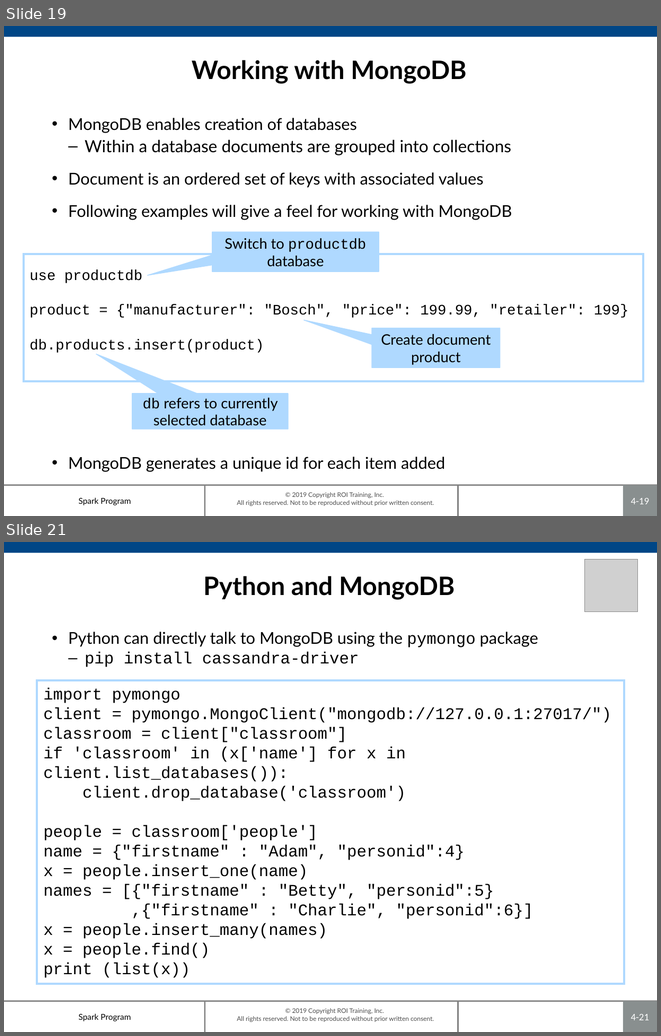
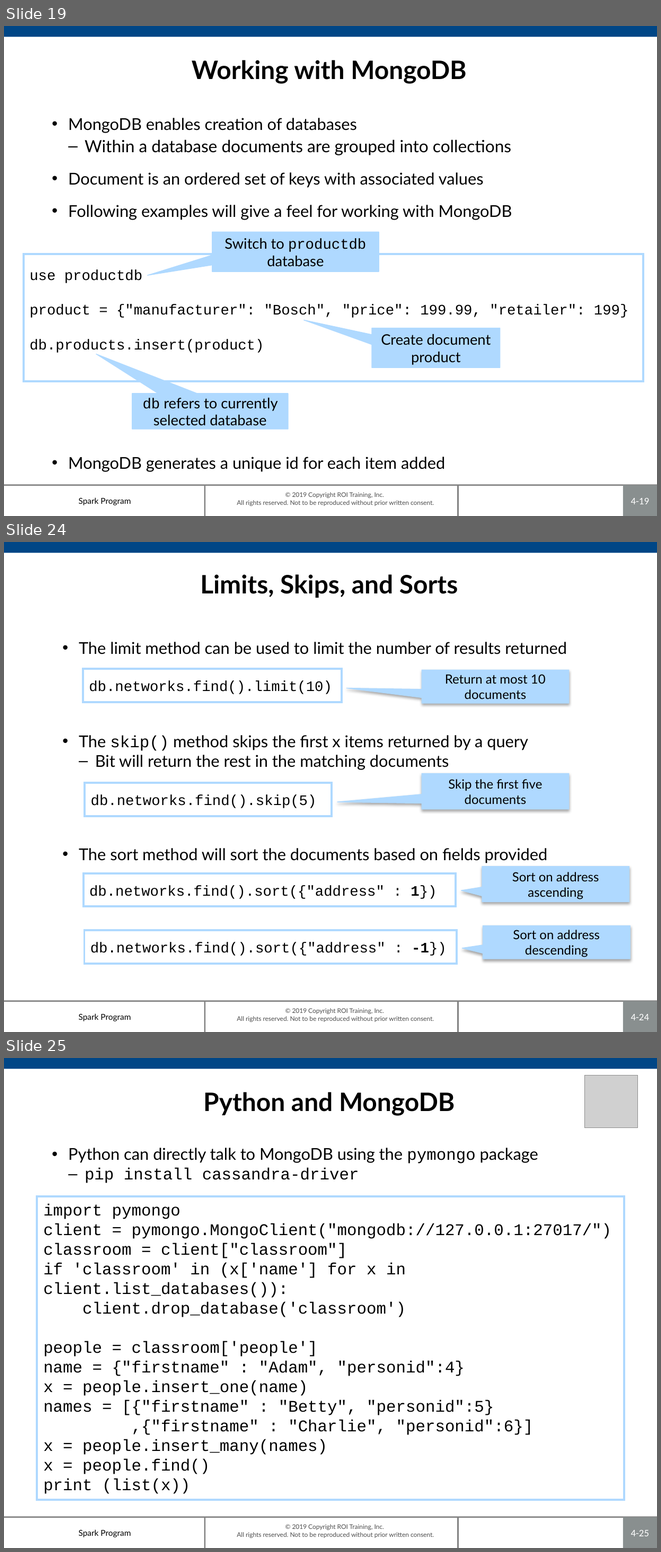
Before and after one commit to roitraining/SparkProgram, a slide deck: Day4/Day4-NoSQL.pptx. Shown one above the other, each under a label of ours: slides 19 and 21 before the commit, slides 19, 24 and 25 after it; the slides between them are not shown. The pictures are 661x1036 and 661x1552 pixels, drawn with LibreOffice and Linux fonts; fonts in the diff are those of the drawing; grey boxes stand for pictures; background and template pictures are left out. Boxes give left, top, right and bottom in pixels: in the first picture for what was removed or moved away, otherwise in the second. Text is boxed around its words. In the diff, an @@ line names an element or a change of style, - is before the commit and + after.

```diff
--- a/Day4/Day4-NoSQL.pptx
+++ b/Day4/Day4-NoSQL.pptx
@@ slide 24 added at (4,542,657,1032), background #FFFFFF; not listed: 7 template elements that a slide beside it also shows @@
@@ text added at (200,574,458,598), 28 pt, text #000000, bold @@
+Limits, Skips, and Sorts
@@ text added at (79,642,567,863), 18 pt, text #000000 @@
+• The limit method can be used to limit the number of results returned
+• The skip() method skips the first x items returned by a query
+  – Bit will return the rest in the matching documents
+• The sort method will sort the documents based on fields provided
@@ rectangle added at (83,669,342,702), outline #AFD9FF 2.24 pt, 16 pt, text #000000 @@
+db.networks.find().limit(10)
@@ speech box added at (422,670,569,703), fill #AFD9FF, outline #AFD9FF 0.75 pt, 14 pt, text #000000 @@
+Return at most 10 documents
@@ speech box added at (422,773,569,809), fill #AFD9FF, outline #AFD9FF 0.75 pt, 14 pt, text #000000 @@
+Skip the first five documents
@@ rectangle added at (85,783,332,816), outline #AFD9FF 2.24 pt, 16 pt, text #000000 @@
+db.networks.find().skip(5)
@@ rectangle added at (83,873,455,906), outline #AFD9FF 2.24 pt, 16 pt, text #000000 @@
+db.networks.find().sort({"address" : 1})
@@ speech box added at (482,866,629,901), fill #AFD9FF, outline #AFD9FF 0.75 pt, 14 pt, text #000000 @@
+Sort on address ascending
@@ rectangle added at (85,930,457,963), outline #AFD9FF 2.24 pt, 16 pt, text #000000 @@
+db.networks.find().sort({"address" : -1})
@@ speech box added at (483,925,629,959), fill #AFD9FF, outline #AFD9FF 0.75 pt, 14 pt, text #000000 @@
+Sort on address descending
@@ what was slide 21 is now slide 25 @@
@@ page number at (631,1530,649,1536): text changed @@
-4-21
+4-25
```
Also in this commit, not shown: 1 slide changed, 3 other slides added.
